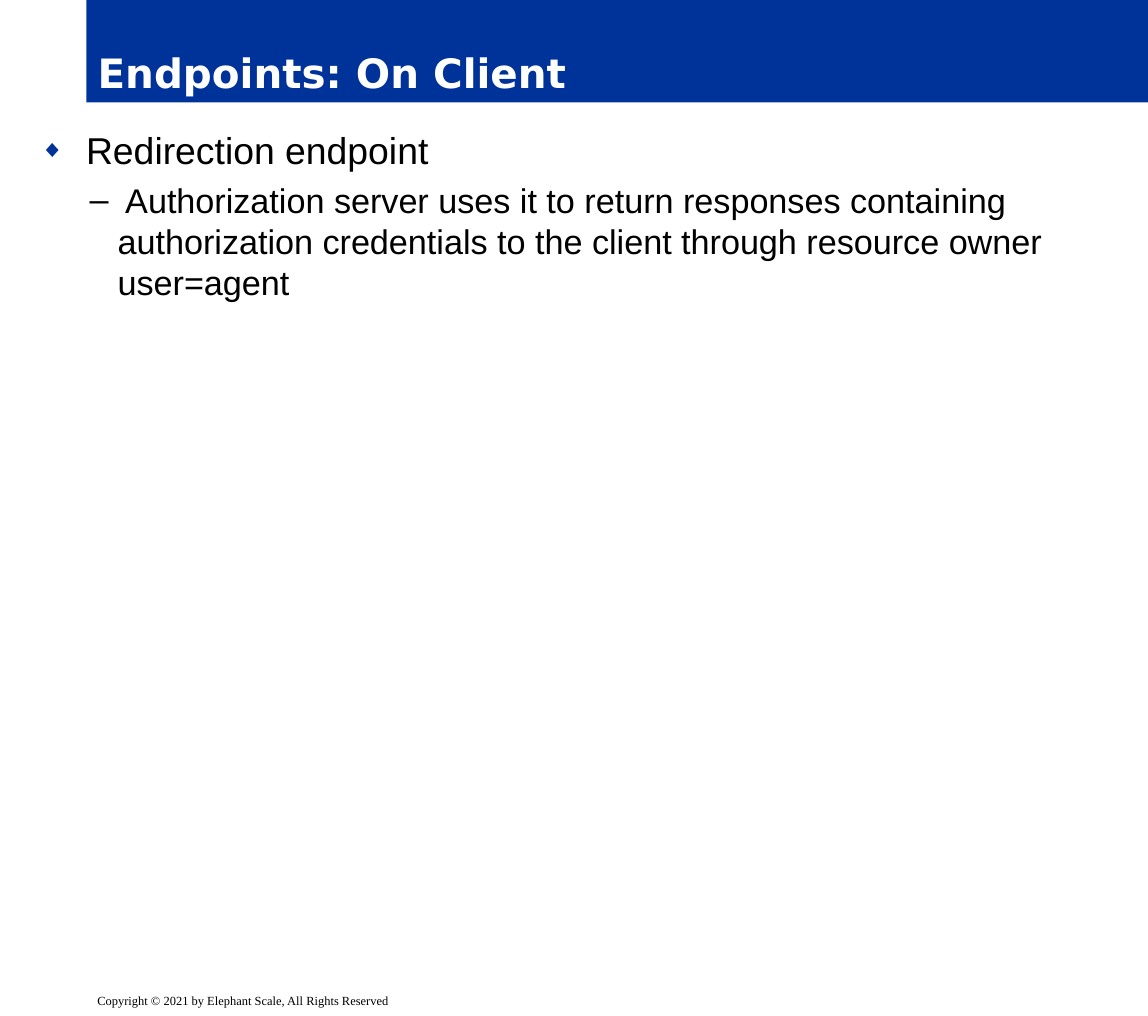
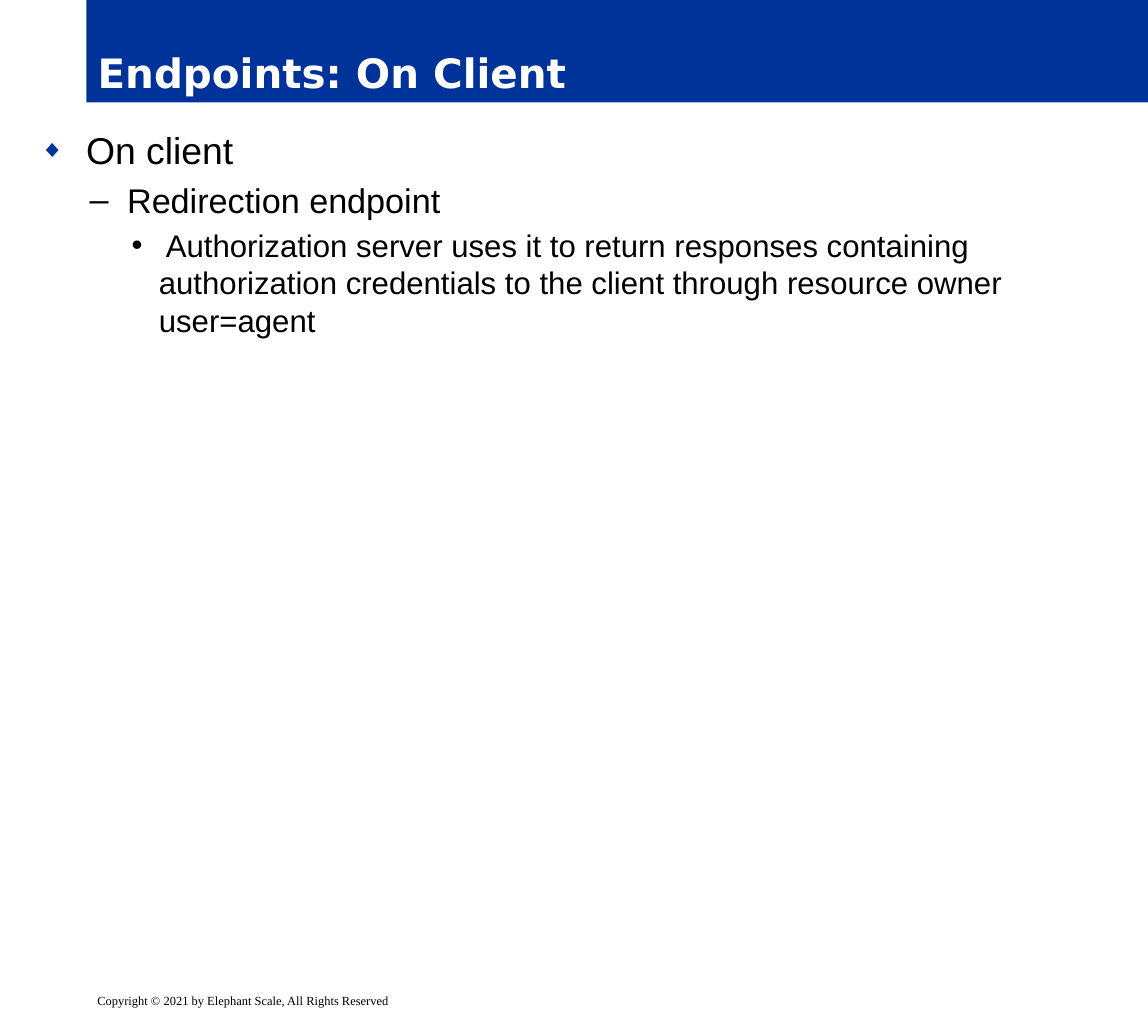
Before and after one commit to elephantscale/es-training-new, a slide deck: slide 13 of secure-coding/slides/delivery/10__Angular-oauth.pptx. Drawn at 1148x1016 pixels with LibreOffice and Linux fonts; fonts in the diff are those of the drawing; background and template pictures are left out. Boxes give left, top, right and bottom in pixels: in the first picture for what was removed or moved away, otherwise in the second. Text is boxed around its words. In the diff, an @@ line names an element or a change of style, - is before the commit and + after.

```diff
--- a/secure-coding/slides/delivery/10__Angular-oauth.pptx
+++ b/secure-coding/slides/delivery/10__Angular-oauth.pptx
@@ text at (86, 137, 233, 165): paragraph added @@
+◆ On client
@@ text at (127, 188, 1002, 338): size 24 to 22 pt in "Redirection endpoint"; size 22 to 20 pt in "Authorization server uses it to return responses ..."; bullet ◆ to –; list level 1 to 2 in "Redirection endpoint"; bullet colour #003399 to #000000; bullet – to •; list level 2 to 3 in "Authorization server uses it to ..." @@
```
Also in this commit, not shown: 11 other slides changed, 1 other file.
